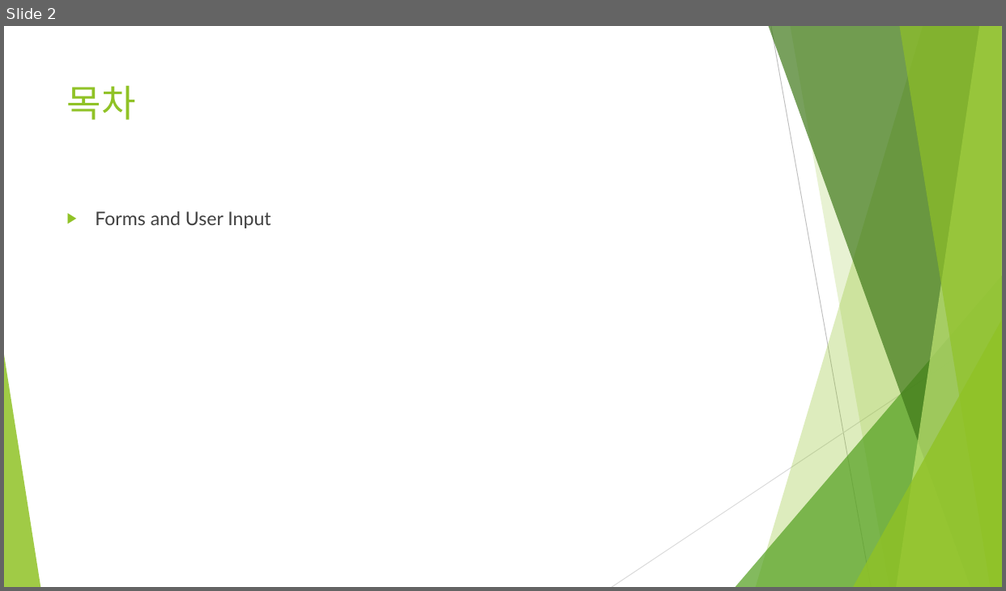
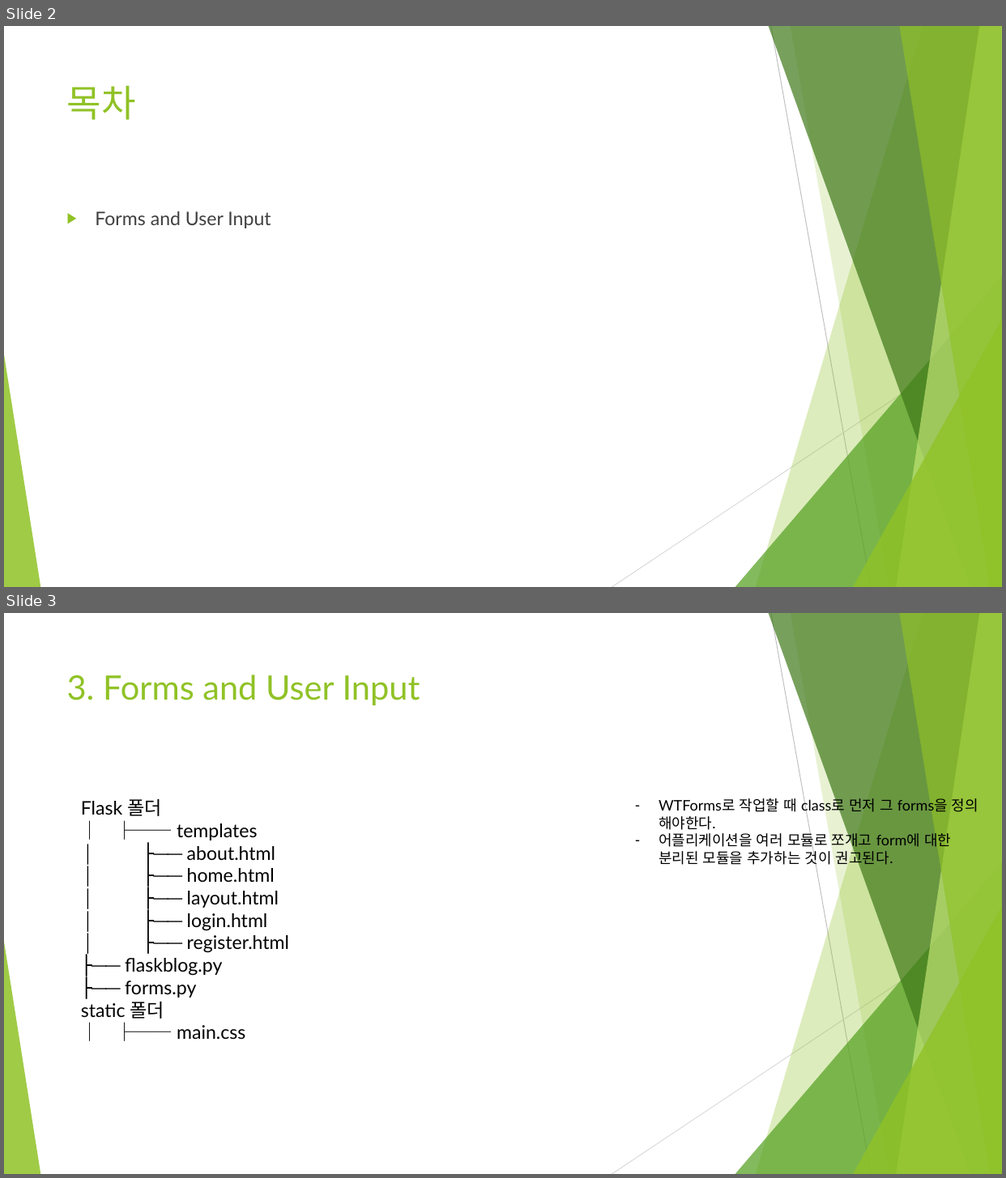
Before and after one commit to Heechul90/Flask, a slide deck: Study/03. Forms and User Input/Forms and User Input.pptx. Shown one above the other, each under a label of ours: slide 2 before the commit, slides 2 and 3 after it. The pictures are 1006x591 and 1006x1178 pixels, drawn with LibreOffice and Linux fonts; fonts in the diff are those of the drawing. Boxes give left, top, right and bottom in pixels: in the first picture for what was removed or moved away, otherwise in the second. Text is boxed around its words. In the diff, an @@ line names an element or a change of style, - is before the commit and + after.

Commit message:
study about Flask

```diff
--- a/Study/03. Forms and User Input/Forms and User Input.pptx
+++ b/Study/03. Forms and User Input/Forms and User Input.pptx
@@ slide 3 added at [4, 613, 1002, 1174], background #FFFFFF; not listed: 10 template elements that a slide beside it also shows @@
@@ title added at [67, 675, 420, 705], 32.4 pt, text #90C226 @@
+3. Forms and User Input
@@ text added at [81, 799, 289, 1039], 18 pt, text #000000 @@
+Flask 폴더
+│ ├── templates
+│ ├── about.html
+│ ├── home.html
+│ ├── layout.html
+│ ├── login.html
+│ ├── register.html
+├── flaskblog.py
+├── forms.py
+static 폴더
+│ ├── main.css
@@ text added at [658, 798, 978, 867], 14 pt, text #000000 @@
+– WTForms로 작업할 때 class로 먼저 그 forms을 정의 해야한다.
+– 어플리케이션을 여러 모듈로 쪼개고 form에 대한 분리된 모듈을 추가하는 것이 권고된다.
```
Also in this commit, not shown: 2 other slides added, 1 slide removed, 16 other files.
